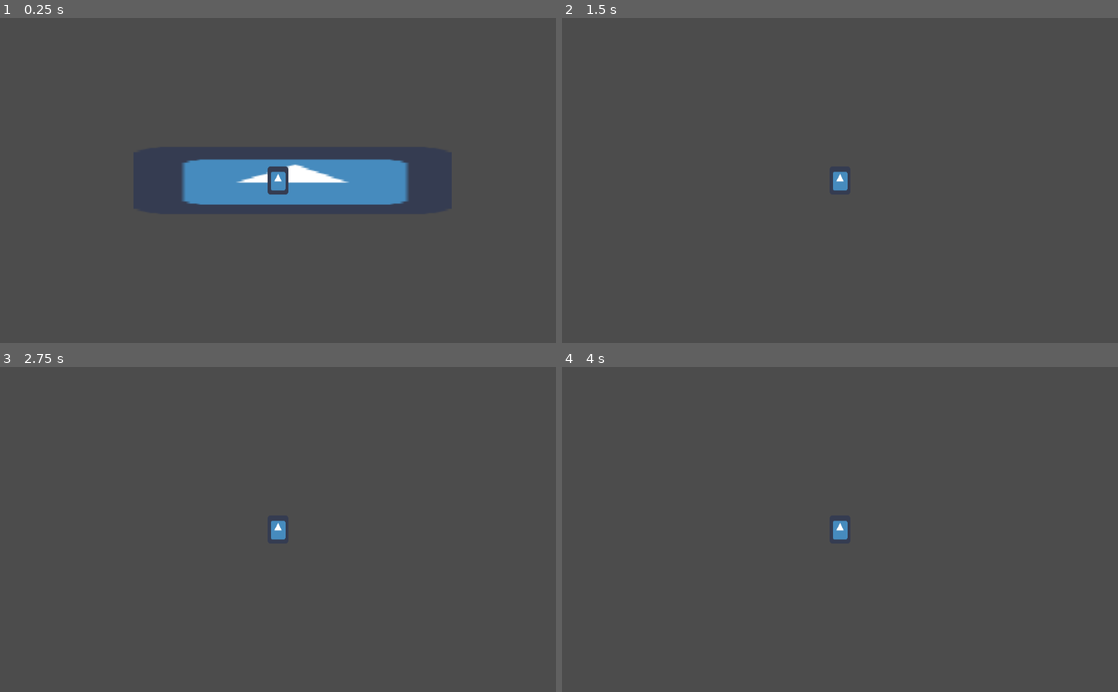
Above: before the commit, frames 1-4 (two rows, left to right).
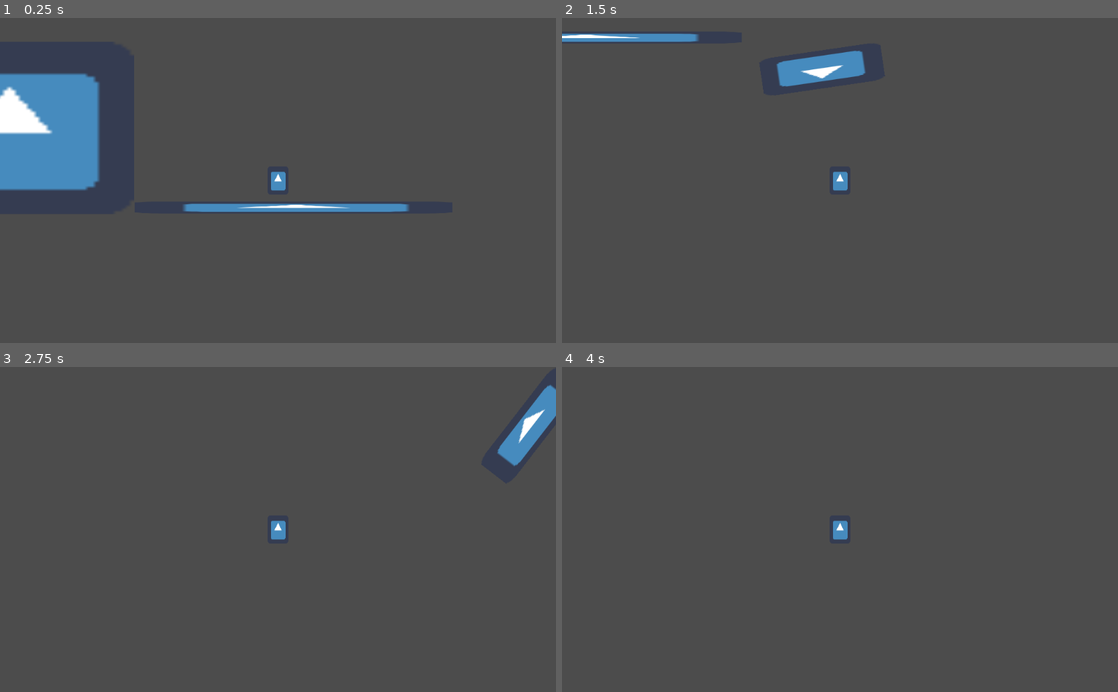
Above: after the commit, the same moments.

Repository: isterkvarn/return_to_monkey
Game: Godot game, scene res://main.tscn
The game is run twice, just before and just after one commit, with the same random seed, the same clock (stepped at 60 frames per second) and the same inputs. The engine's default icon, where the game draws it, is replaced by a stand-in: a white triangle on a blue panel in a dark square.
Inputs (mouse positions are in pixels of both pictures, inside the frame that each line leads up to):
- Up to frame 1 (0.25 s): no input
- Up to frame 2 (1.5 s): move the mouse to (962, 164) at 0.52 s; hold D (move_right) 0.53-1.25 s; hold Space (jump, bound only after the commit) 0.53-1.25 s; click (962, 164) at 0.67 s; tap W (jump, bound only before the commit) at 0.8 s; drag from (728, 196) to (812, 245) at 1.27 s
- Up to frame 3 (2.75 s): move the mouse to (333, 458) at 2.02 s; hold A (move_left) from 2.03 s (still down); hold Space (jump, bound only after the commit) from 2.03 s (still down); click (333, 458) at 2.17 s; tap W (jump, bound only before the commit) at 2.3 s
- Up to frame 4 (4 s): release A (move_left) at 2.75 s; release Space (jump, bound only after the commit) at 2.75 s; drag from (812, 594) to (673, 480) at 2.77 s; tap Enter at 3.5 s; move the mouse to (1006, 578) at 3.52 s; hold D (move_right) from 3.53 s (still down); hold Space (jump, bound only after the commit) from 3.53 s (still down); click (1006, 578) at 3.67 s; tap W (jump, bound only before the commit) at 3.8 s

The runs differ from the first frame. In frame 1, 13% of the frame differs, in the area x 0-74%, y 16-60%; in frame 2, 1.9%; in frame 3, 1.1%; in frame 4, nothing differs.

Commit message:
added movement, double jumps, climbing on walls, ceiling walking and shooting

Diff:
--- /dev/null
+++ b/Camera2D.gd
@@ -0,0 +1,17 @@
+# Camera which is tightly clamped to some node which moves during the
+# _process() function. Normally cameras do not seem to update their
+# position when the node they are following moves in the _process()
+# function--this camera will follow the movements of such a node
+# exactly, provided that the drag margins are set to 0.
+
+extends Camera2D
+
+
+# copy pasted stuff from https://github.com/robrtsql/gamedev-projects/blob/master/stablejump/TightCamera.gd
+# fixes the camera lagging behind
+# found at https://www.reddit.com/r/godot/comments/7i9uma/slight_delay_on_2d_camera/
+func _ready():
+	set_process(true)
+
+func _process(delta):
+	align()
--- a/Player.gd
+++ b/Player.gd
@@ -1,30 +1,61 @@
 extends KinematicBody2D
 
 
-const MAXSPEED = 500
+const MAX_SPEED = 350
+const CLIMB_SPEED = 200
+const CEILING_FACTOR = 0.8
+const JUMP_FORCE = 400
 const GRAVITY = 20
+const DOUBLE_JUMPS = 2
 
 var vel = Vector2()
+var jumps = -1
 
 # Called when the node enters the scene tree for the first time.
 func _ready():
+	preload("res://bullet.tscn")
 	pass # Replace with function body.
 
+func _input(event):
+	if event is InputEventMouseButton and event.pressed:
+		print("mouse clicked/unclick at: ", event.position)
+		var bulletScene = load("res://bullet.tscn")
+
+		var instance = bulletScene.instance();
+		get_tree().get_root().add_child(instance)
+		instance.shoot(global_position, get_angle_to(get_global_mouse_position()))
 
 # Called every frame. 'delta' is the elapsed time since the previous frame.
 func _process(delta):
 	vel.x = 0
 
-	if Input.is_action_pressed("jump") and is_on_floor():
-		vel.y -= 1000
-
-	if Input.is_action_pressed("move_left"):
-		vel.x = -MAXSPEED
-
-	if Input.is_action_pressed("move_right"):
-		vel.x = MAXSPEED
-
+	# gravity
+	# should be checked before jump (else it resets the vel.y to 0)
 	if not is_on_floor():
 		vel.y += GRAVITY
+	else:
+		jumps = DOUBLE_JUMPS
+		vel.y = 0
+
+	# jumps and double jumps
+	if Input.is_action_just_pressed("jump") and jumps > 0:
+		jumps -= 1
+		vel.y = -JUMP_FORCE
+
+	# wall climbing
+	if Input.is_action_pressed("climb") and is_on_wall() and vel.y > -CLIMB_SPEED:
+		vel.y = -CLIMB_SPEED
+
+	# normal movements
+	if Input.is_action_pressed("move_left"):
+		vel.x = -MAX_SPEED
+	if Input.is_action_pressed("move_right"):
+		vel.x = MAX_SPEED
+
+	# ceiling "walk"
+	if Input.is_action_pressed("climb") and is_on_ceiling():
+		# -1 to stay stuck on the ceiling
+		vel.y = -1
+		vel.x *= CEILING_FACTOR
 
 	move_and_slide(vel, Vector2.UP)
--- a/Player.tscn
+++ b/Player.tscn
@@ -1,7 +1,8 @@
-[gd_scene load_steps=4 format=2]
+[gd_scene load_steps=5 format=2]
 
 [ext_resource path="res://Assets/icon.png" type="Texture" id=1]
 [ext_resource path="res://Player.gd" type="Script" id=2]
+[ext_resource path="res://Camera2D.gd" type="Script" id=3]
 
 [sub_resource type="CapsuleShape2D" id=1]
 height = 10.0
@@ -19,3 +20,4 @@
 [node name="Camera2D" type="Camera2D" parent="."]
 current = true
 zoom = Vector2( 0.5, 0.5 )
+script = ExtResource( 3 )
--- /dev/null
+++ b/bullet.gd
@@ -0,0 +1,20 @@
+extends Node2D
+
+const BULLET_SPEED = 100
+var speed = Vector2()
+
+func _ready():
+	speed.x = BULLET_SPEED
+
+# Called every frame. 'delta' is the elapsed time since the previous frame.
+func _process(delta):
+	translate(speed * delta)
+
+func shoot(origin, angle):
+	print("created bullet at", origin, "with angle", angle)
+	translate(origin)
+	rotate(angle)
+	speed = speed.rotated(angle)
+
+func _on_Area2D_area_entered(area):
+	queue_free()
--- /dev/null
+++ b/bullet.tscn
@@ -0,0 +1,19 @@
+[gd_scene load_steps=4 format=2]
+
+[ext_resource path="res://Assets/icon.png" type="Texture" id=1]
+[ext_resource path="res://bullet.gd" type="Script" id=2]
+
+[sub_resource type="RectangleShape2D" id=1]
+extents = Vector2( 55.8866, 16.6865 )
+
+[node name="Node2D" type="Node2D"]
+script = ExtResource( 2 )
+
+[node name="Icon" type="Sprite" parent="."]
+scale = Vector2( 1.76149, 0.544762 )
+texture = ExtResource( 1 )
+
+[node name="Area2D" type="Area2D" parent="."]
+
+[node name="CollisionShape2D" type="CollisionShape2D" parent="Area2D"]
+shape = SubResource( 1 )
--- a/main.tscn
+++ b/main.tscn
@@ -6,12 +6,13 @@
 [sub_resource type="RectangleShape2D" id=1]
 extents = Vector2( 146, 5 )
 
+[sub_resource type="RectangleShape2D" id=2]
+extents = Vector2( 1184.04, 793.129 )
+
+[sub_resource type="RectangleShape2D" id=3]
+extents = Vector2( 300.917, 10 )
+
 [node name="Node2D" type="Node2D"]
-
-[node name="Icon" type="Sprite" parent="."]
-position = Vector2( 11.5, -2 )
-scale = Vector2( 4.57812, 0.96875 )
-texture = ExtResource( 2 )
 
 [node name="Node2D" parent="." instance=ExtResource( 1 )]
 position = Vector2( -2, -42 )
@@ -21,3 +22,27 @@
 [node name="CollisionShape2D" type="CollisionShape2D" parent="StaticBody2D"]
 position = Vector2( 12, 23 )
 shape = SubResource( 1 )
+
+[node name="icon" type="Sprite" parent="StaticBody2D/CollisionShape2D"]
+position = Vector2( 0.329719, -0.0798149 )
+scale = Vector2( 4.56814, 0.173176 )
+texture = ExtResource( 2 )
+
+[node name="CollisionShape2D2" type="CollisionShape2D" parent="StaticBody2D"]
+position = Vector2( -250.953, -51.1085 )
+scale = Vector2( 0.1, 0.1 )
+shape = SubResource( 2 )
+
+[node name="icon" type="Sprite" parent="StaticBody2D/CollisionShape2D2"]
+position = Vector2( -1.09424, 4.76111 )
+scale = Vector2( 36.4258, 24.8379 )
+texture = ExtResource( 2 )
+
+[node name="CollisionShape2D3" type="CollisionShape2D" parent="StaticBody2D"]
+position = Vector2( -37.0812, -187.525 )
+shape = SubResource( 3 )
+
+[node name="icon" type="Sprite" parent="StaticBody2D/CollisionShape2D3"]
+position = Vector2( 0.29483, 0.486788 )
+scale = Vector2( 9.3681, 0.279896 )
+texture = ExtResource( 2 )
--- a/project.godot
+++ b/project.godot
@@ -7,6 +7,10 @@
 ;   param=value ; assign values to parameters
 
 config_version=4
+
+_global_script_classes=[  ]
+_global_script_class_icons={
+}
 
 [application]
 
@@ -18,7 +22,7 @@
 
 jump={
 "deadzone": 0.5,
-"events": [ Object(InputEventKey,"resource_local_to_scene":false,"resource_name":"","device":0,"alt":false,"shift":false,"control":false,"meta":false,"command":false,"pressed":false,"scancode":0,"physical_scancode":87,"unicode":0,"echo":false,"script":null)
+"events": [ Object(InputEventKey,"resource_local_to_scene":false,"resource_name":"","device":0,"alt":false,"shift":false,"control":false,"meta":false,"command":false,"pressed":false,"scancode":0,"physical_scancode":32,"unicode":0,"echo":false,"script":null)
  ]
 }
 move_left={
@@ -31,6 +35,11 @@
 "events": [ Object(InputEventKey,"resource_local_to_scene":false,"resource_name":"","device":0,"alt":false,"shift":false,"control":false,"meta":false,"command":false,"pressed":false,"scancode":0,"physical_scancode":68,"unicode":0,"echo":false,"script":null)
  ]
 }
+climb={
+"deadzone": 0.5,
+"events": [ Object(InputEventKey,"resource_local_to_scene":false,"resource_name":"","device":0,"alt":false,"shift":false,"control":false,"meta":false,"command":false,"pressed":false,"scancode":0,"physical_scancode":87,"unicode":0,"echo":false,"script":null)
+ ]
+}
 
 [physics]
 
Not shown, changed: Assets/icon.png.import
Not shown: 1 places in main.tscn that only renumber resources
